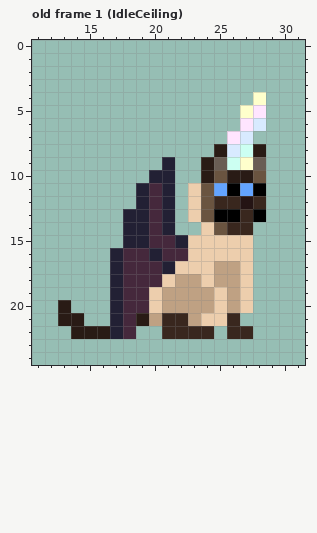
Edited in one commit: pixel-art file (assets/images/scratch/kittenbaticorn.aseprite). This is how it looked before the edit.
34x36 pixels, 14 frames. Shown: old frame 1 (IdleCeiling): x 11..31, y 0..24. The commit also changed other frames, which this record leaves out.
After:
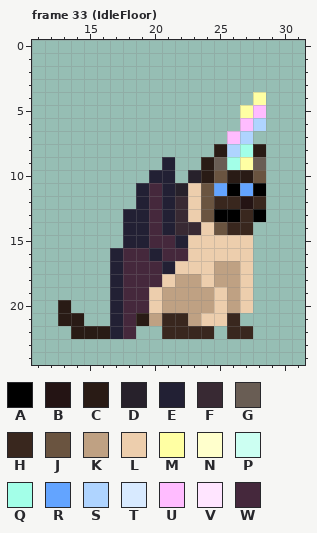
Palette (. is transparent): A #000000  B #241414  C #291b15  D #27212b  E #222034  F #382933  G #695d54  H #39271e  J #6a5440  K #bfa183  L #edcead  M #ffffa3  N #ffffcc  P #ccfff2  Q #a3ffe8  R #63a4ff  S #afd4ff  T #d8eaff  U #ffbcff  V #ffe5ff  W #45283c
A new or re-ordered frame is compared with the old frame closest to it.
The exact change:
frames 14 -> 96
Frame 33 (IdleFloor) is new; against old frame 1 (IdleCeiling), layers "Wings", "Horn":
There is now colour D in row 10 at x 23; in row 11 at x 22.
There is now colour F in rows 12 to 13 at x 22; in row 14 at x 22 to 23.
The edit turns colour N into colour M in row 4 at x 28; in row 5 at x 27; in row 9 at x 27.
The edit turns colour P into colour Q in row 8 at x 27; in row 9 at x 26.
The edit turns colour T into colour S in row 6 at x 28; in row 7 at x 27; in row 8 at x 26.
The edit turns colour V into colour U in row 5 at x 28; in row 6 at x 27; in row 7 at x 26.
Pixel boxes of the changes (left, top, right, bottom) in both pictures:
changed: (175, 92, 266, 235)
